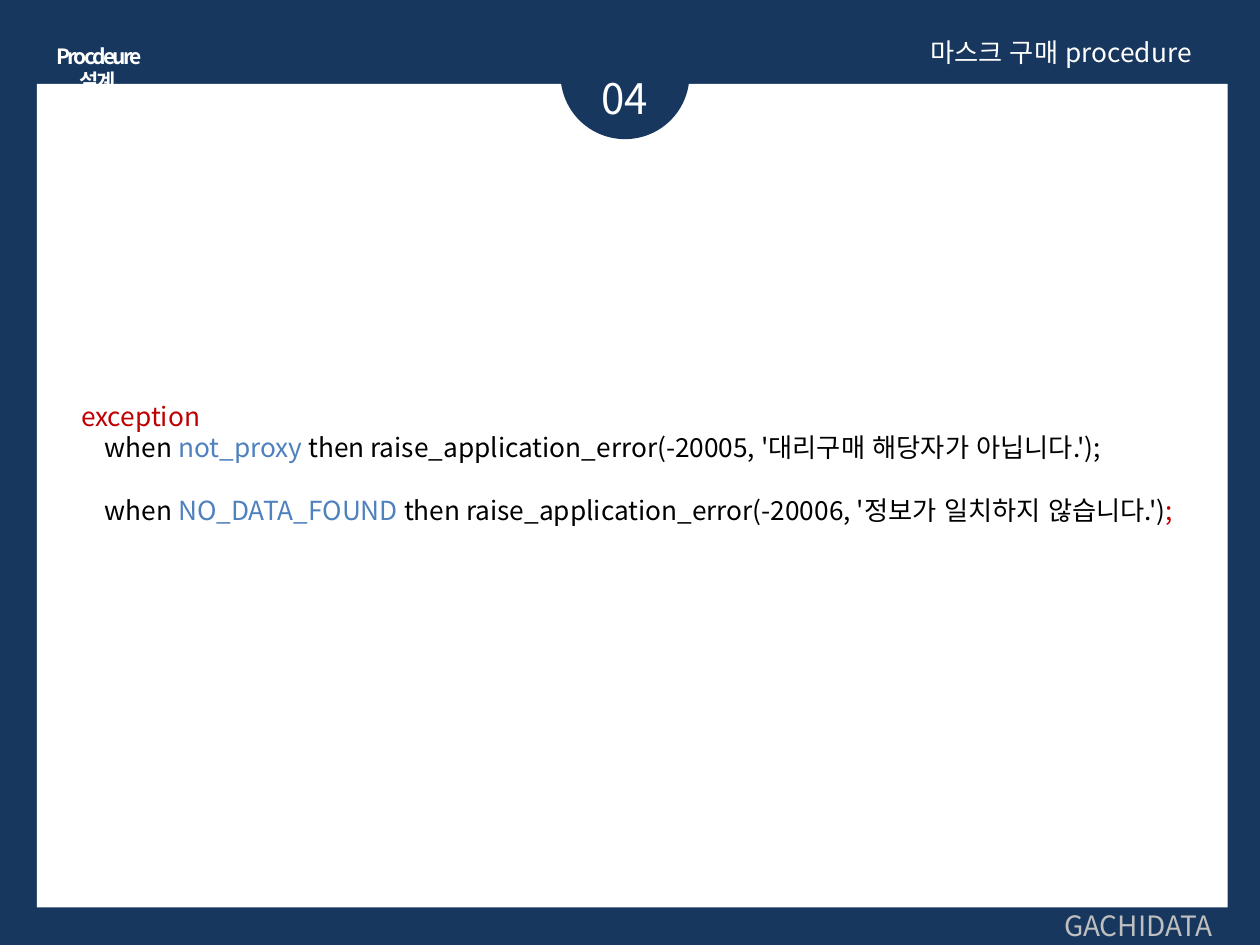
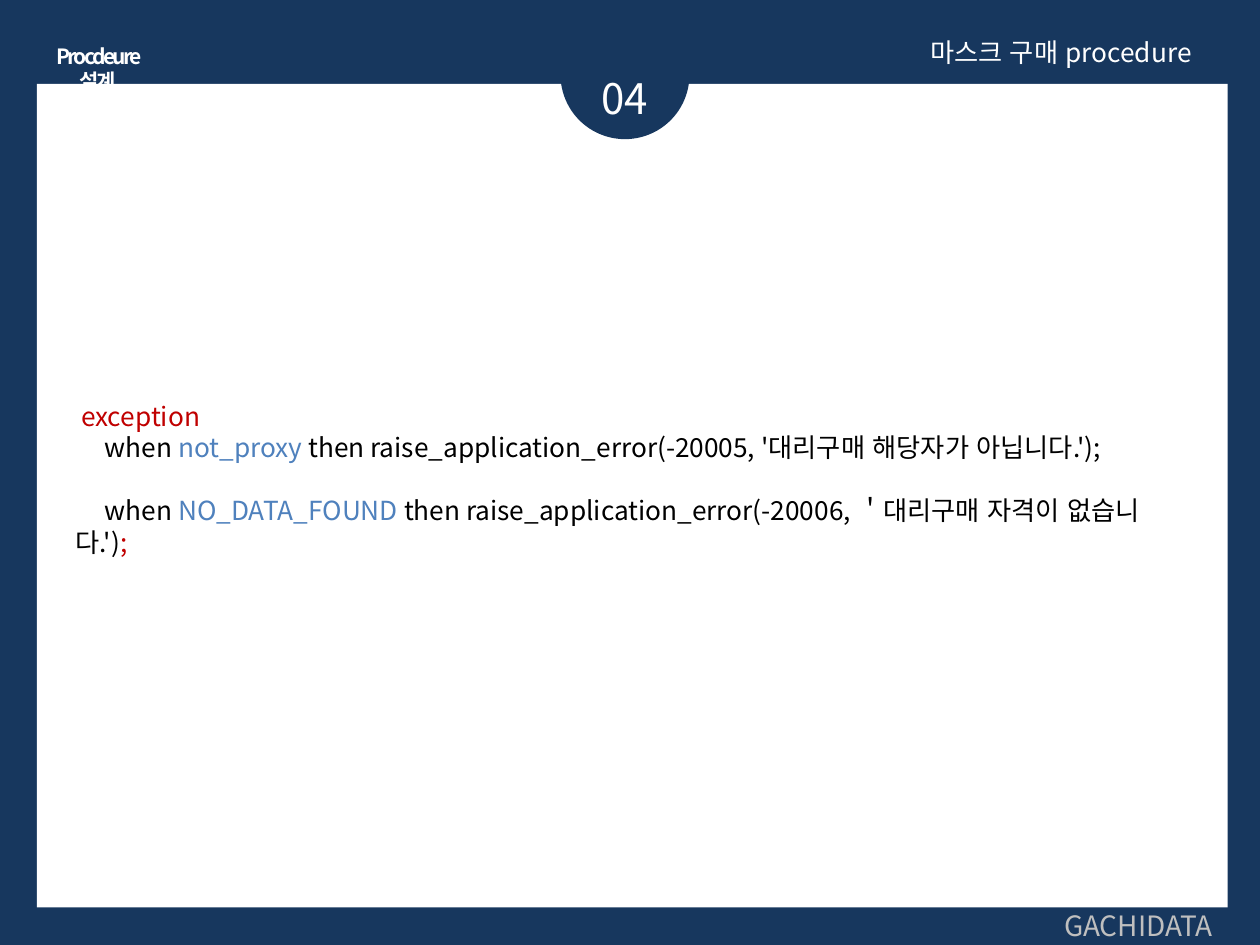
Before and after one commit to Monoreil/edu-sql, a slide deck: slide 23 of 11차SQL_hyeongmin.pptx. Drawn at 1260x945 pixels with LibreOffice and Linux fonts; fonts in the diff are those of the drawing. Boxes give left, top, right and bottom in pixels: in the first picture for what was removed or moved away, otherwise in the second. Text is boxed around its words. In the diff, an @@ line names an element or a change of style, - is before the commit and + after.

```diff
--- a/11차SQL_hyeongmin.pptx
+++ b/11차SQL_hyeongmin.pptx
@@ text at (75, 497, 1139, 557): text changed @@
-when NO_DATA_FOUND then raise_application_error(-20006, '정보가 일치하지 않습니다.');
+when NO_DATA_FOUND then raise_application_error(-20006, ＇대리구매 자격이 없습니다.');
```
Also in this commit, not shown: 6 other slides changed, 1 other file.
